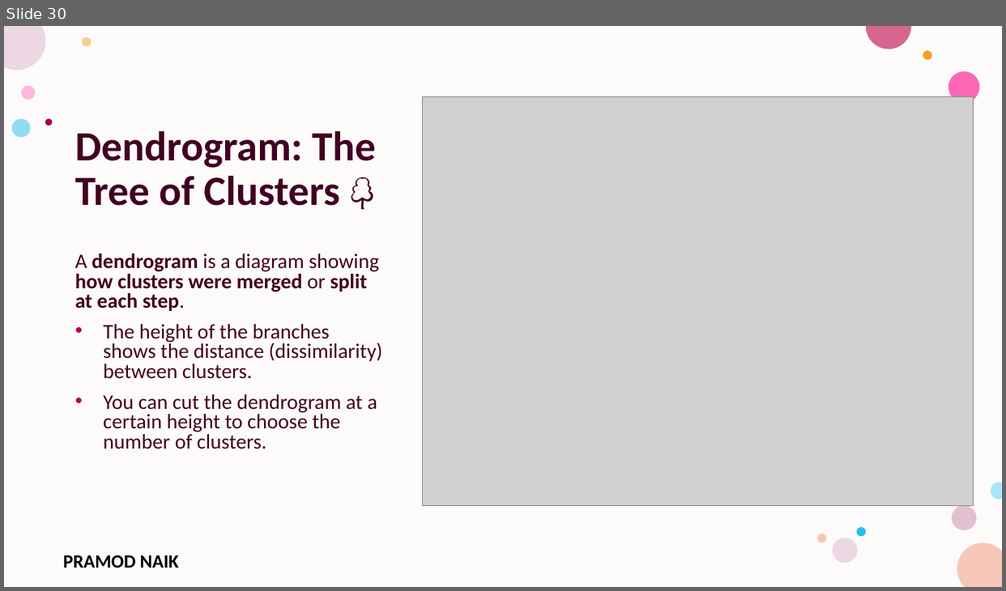
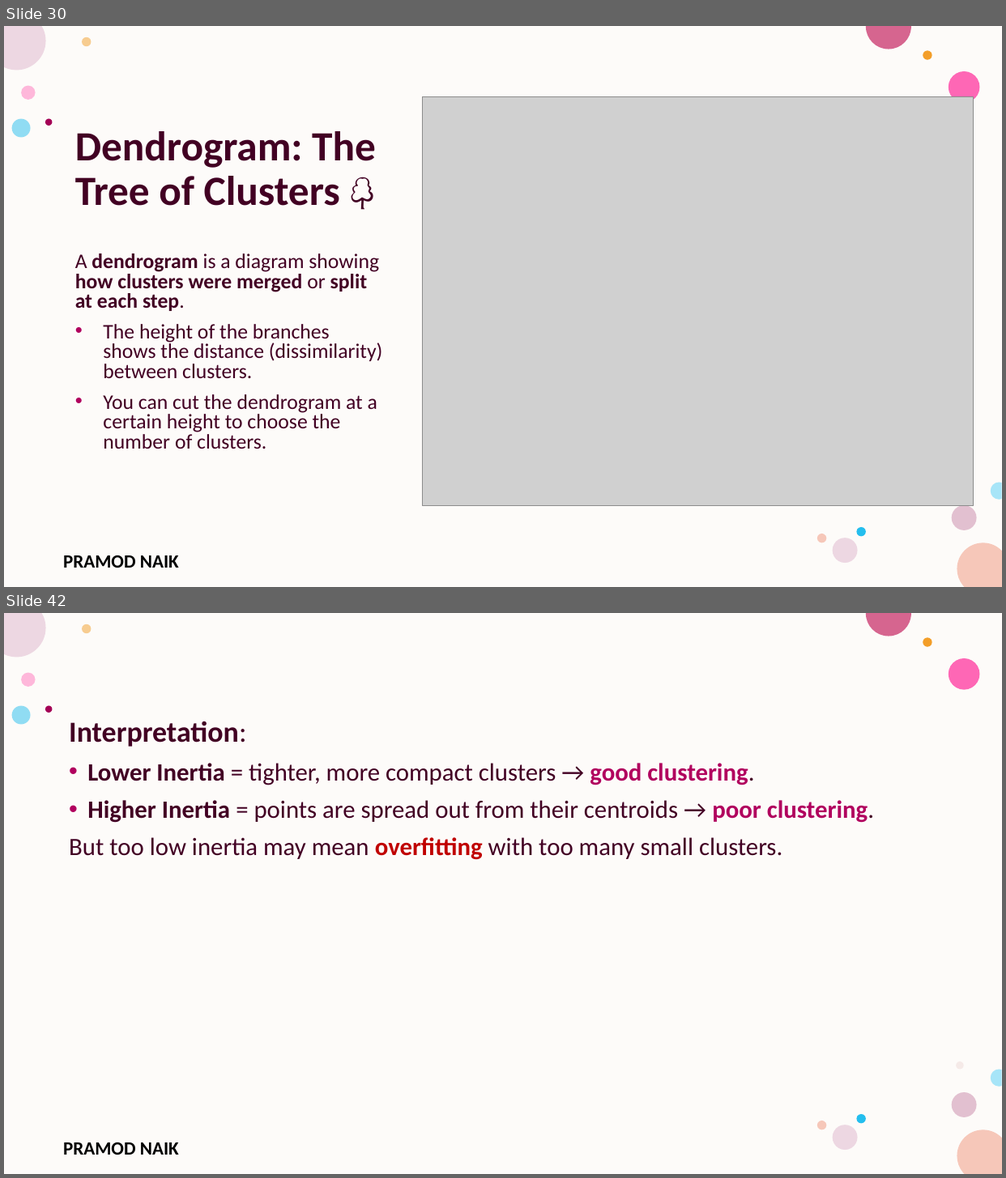
Before and after one commit to PRAMODNAIK-DEV/MCA-2nd-Sem-ML-Data-Analytics-Shridevi-College, a slide deck: Theory Class-Notes/Unit-3 Unsupervised Learning.pptx. Shown one above the other, each under a label of ours: slide 30 before the commit, slides 30 and 42 after it; the slides between them are not shown. The pictures are 1006x591 and 1006x1178 pixels, drawn with LibreOffice and Linux fonts; fonts in the diff are those of the drawing; grey boxes stand for pictures; background and template pictures are left out. Boxes give left, top, right and bottom in pixels: in the first picture for what was removed or moved away, otherwise in the second. Text is boxed around its words. In the diff, an @@ line names an element or a change of style, - is before the commit and + after.

Commit message:
Completed Clustering Theory and Lab.

```diff
--- a/Theory Class-Notes/Unit-3 Unsupervised Learning.pptx
+++ b/Theory Class-Notes/Unit-3 Unsupervised Learning.pptx
@@ slide 42 added at (4, 613, 1002, 1174), background #FFFFFF; not listed: 16 template elements that a slide beside it also shows @@
@@ text added at (69, 721, 874, 860), 24 pt, text #420023 @@
+Interpretation:
+• Lower Inertia = tighter, more compact clusters → good clustering.
+• Higher Inertia = points are spread out from their centroids → poor clustering.
+But too low inertia may mean overfitting with too many small clusters.
@@ ellipse added at (957, 1063, 964, 1070), fill #E3BEBE at 28% opacity @@
```
Also in this commit, not shown: 1 slide changed, 31 other slides added, 3 other files.
